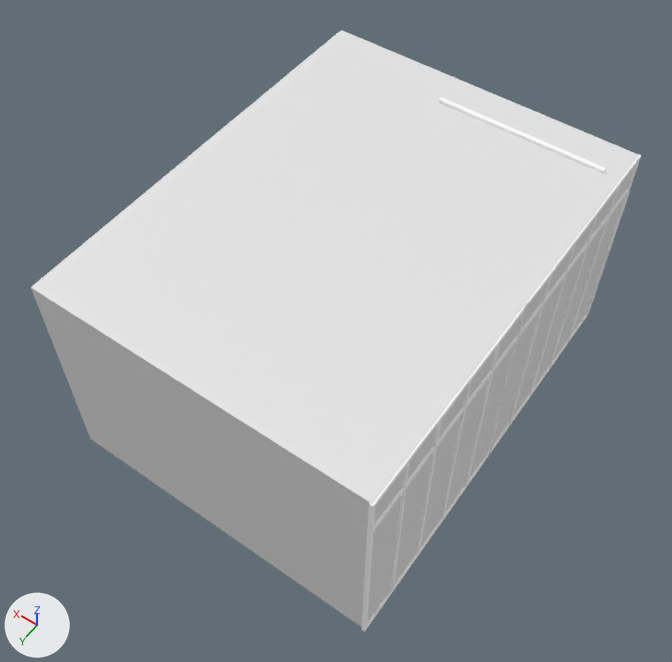
Two versions of the Blender file Assets/Blends/StoreFront.blend, one commit apart.
Camera for both pictures: a 50 mm lens placed at (-2.3, 10.37, 12.09), pointed at (2.5, 3.64, 1.52). The axes (+X, +Y, +Z) are drawn at lower left. The lights are the same throughout.

Before the edit, the objects in view are built like this:
```python
me_ceiling_001 = bpy.data.meshes.new('Ceiling.001')
me_ceiling_001.from_pydata(...)  # 14 vertices, 9 faces; spans x 0.0..5.0, y 0.0..6.5, z 3.47..3.5
me_cube_019 = bpy.data.meshes.new('Cube.019')
me_cube_019.from_pydata(...)  # a 5-sided cylinder along z spanning x -0.03..0.04, y -0.03..0.03, z -0.05..0.02; a 5-sided cylinder along z spanning x 0.75..0.81, y -0.03..0.03, z -0.05..0.02; a 5-sided cylinder along z spanning x 1.52..1.59, y -0.03..0.03, z -0.05..0.02; a box spanning x -0.53..2.07, y -0.04..0.04, z 0.02..0.12
for i in [*range(0, 21)]: me_cube_019.polygons[i].use_smooth = True
me_cube_019.materials.append(mat_lightrail)  # white #ffffff
me_window_003 = bpy.data.meshes.new('Window.003')
me_window_003.from_pydata(...)  # 80 vertices, 20 faces; spans x -3.86..2.56, y -0.01..0.0, z 0.07..2.8
me_window_003.materials.append(mat_windowglass_lower)  # white #e7e7e7
ob_ceiling = bpy.data.objects.new('Ceiling', me_ceiling_001)
ob_ceiling.parent = ob_room
ob_ceiling.location = (0.0, 0.0, 0.0)
ob_lightrail_2 = bpy.data.objects.new('LightRail_2', me_cube_019)
ob_lightrail_2.location = (0.77, 0.59, 3.43)
ob_window_glass_001 = bpy.data.objects.new('Window.glass.001', me_window_003)
ob_window_glass_001.parent = ob_window_group
ob_window_glass_001.matrix_parent_inverse = Matrix(((1.0, 0.0, 0.0, 0.0), (0.0, 1.0, 0.0, -3.505), (0.0, 0.0, 1.0, -0.00229), (0.0, 0.0, 0.0, 1.0)))
ob_window_glass_001.location = (0.0, 3.505, 0.00229)
# also in view: 'Room' at (2.51, 3.25, 1.75); 'Window' at (-0.01, 3.25, 1.73); 'Window.glass' at (0.0, 3.25, 3.17)
```
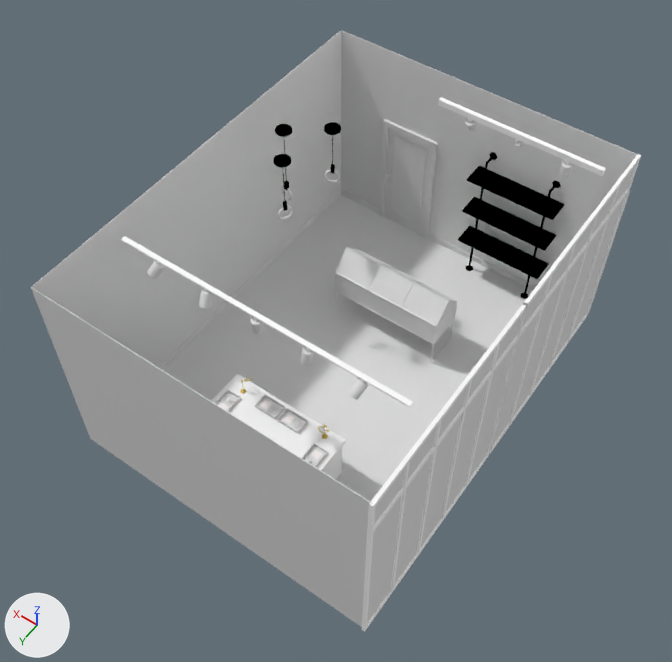
Boxes (x1, y1, x2, y2) around the edits, measured in the pictures (672 x 662 px):
```json
{"object": "Ceiling", "change": "hidden", "before": [32, 30, 639, 503]}
{"object": "InfoSheet", "change": "added", "after": [283, 414, 295, 423]}
{"object": "InfoSheet.001", "change": "added", "after": [261, 400, 272, 410]}
{"object": "Room", "change": "unchanged, uncovered by the edit", "before": [31, 30, 638, 627], "after": [31, 30, 638, 627]}
{"object": "Floor", "change": "unchanged, uncovered by the edit", "after": [163, 195, 533, 502]}
{"object": "Shelves", "change": "unchanged, uncovered by the edit", "after": [457, 152, 565, 299]}
{"object": "Table_1", "change": "unchanged, uncovered by the edit", "after": [211, 374, 346, 480]}
```

The change, as JSON lines over the scene's bpy script:
```json
{"op": "add", "block": "mat_infosheet", "code": ["mat_infosheet = diffuse_material('InfoSheet')", "mat_infosheet.base_color = (1.0, 0.94, 0.94)  # white #fff8f8"]}
{"op": "add", "block": "me_plane", "code": ["me_plane = bpy.data.meshes.new('Plane')", "me_plane.from_pydata([(-0.0559, -0.0636, 0.0), (0.0559, -0.0636, 0.0), (-0.0559, 0.0636, 0.0), (0.0559, 0.0636, 0.0)], [], [(0, 1, 3, 2)])", "me_plane.materials.append(mat_infosheet)  # white #fff8f8"]}
{"op": "add", "block": "ob_ceiling", "code": "ob_ceiling.hide_viewport = True"}
{"op": "add", "block": "ob_infosheet", "code": ["ob_infosheet = bpy.data.objects.new('InfoSheet', me_plane)", "ob_infosheet.location = (2.4, 4.93, 0.92)"]}
{"op": "add", "block": "ob_infosheet_001", "code": ["ob_infosheet_001 = bpy.data.objects.new('InfoSheet.001', me_plane.copy())", "ob_infosheet_001.location = (2.81, 4.93, 0.92)"]}
```
